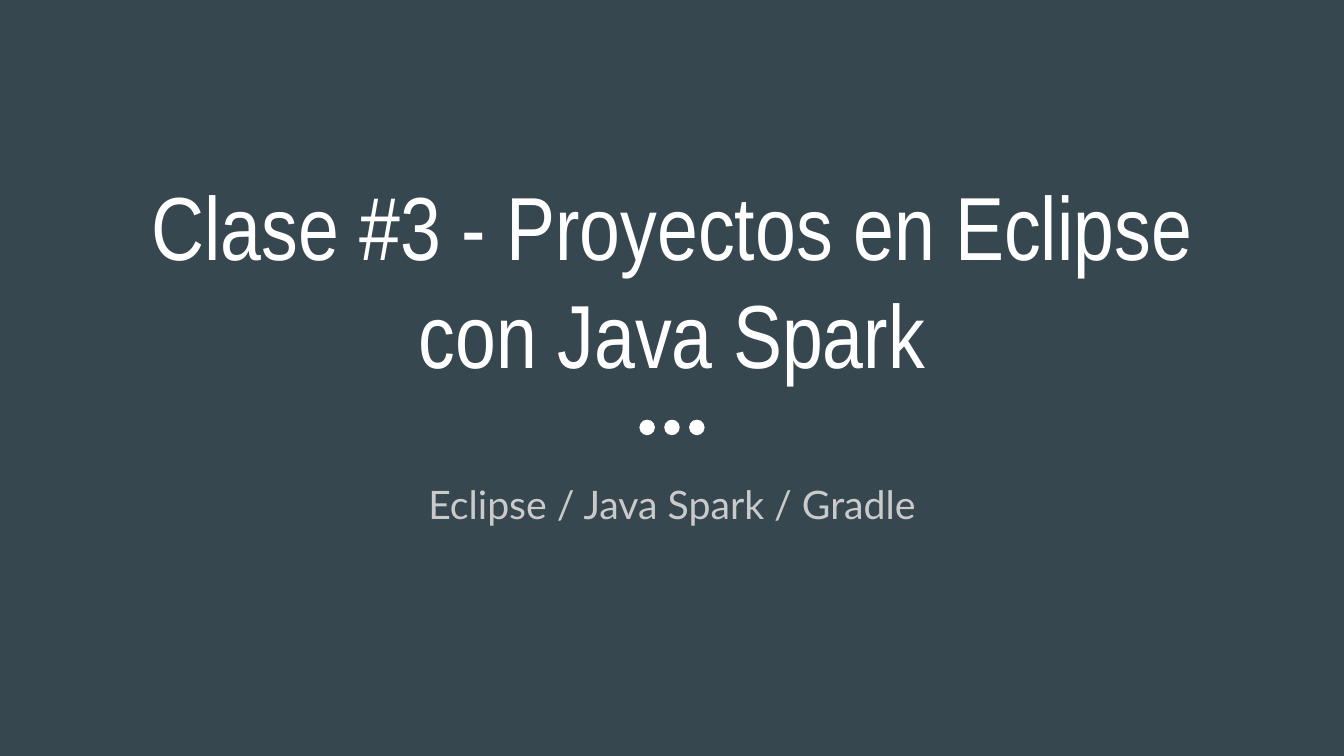
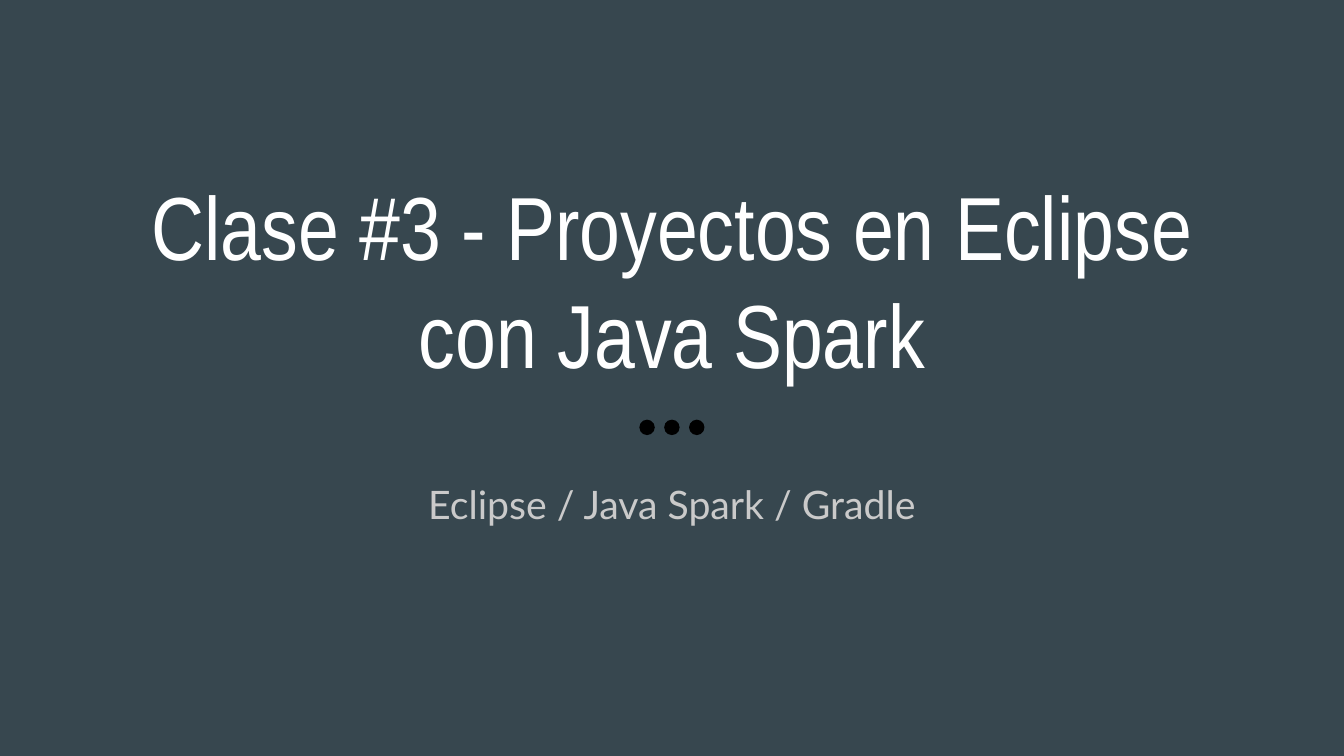
Before and after one commit to lrojas94/TPW-065-T-001-Verano-2018, a slide deck: slide 1 of Clases/Clase #3 - Proyectos en Eclipse con Java Spark.pptx. Drawn at 1344x756 pixels with LibreOffice and Linux fonts; fonts in the diff are those of the drawing. Boxes give left, top, right and bottom in pixels: in the first picture for what was removed or moved away, otherwise in the second. Text is boxed around its words. In the diff, an @@ line names an element or a change of style, - is before the commit and + after.

```diff
--- a/Clases/Clase #3 - Proyectos en Eclipse con Java Spark.pptx
+++ b/Clases/Clase #3 - Proyectos en Eclipse con Java Spark.pptx
@@ fill #FFFFFF to #000000 in 3 elements at (x1=664, y1=419, x2=679, y2=434), (x1=689, y1=419, x2=704, y2=434), (x1=640, y1=419, x2=655, y2=434) @@
```
Also in this commit, not shown: 19 other slides changed, 2 other files.
